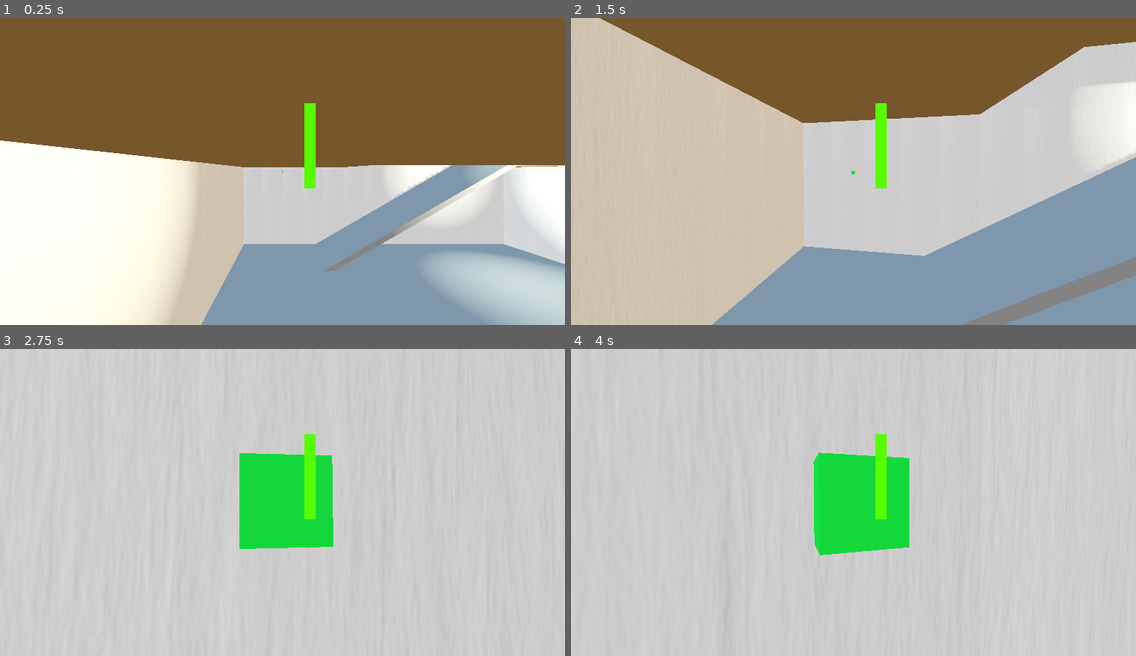
Above: before the commit, frames 1-4 (two rows, left to right).
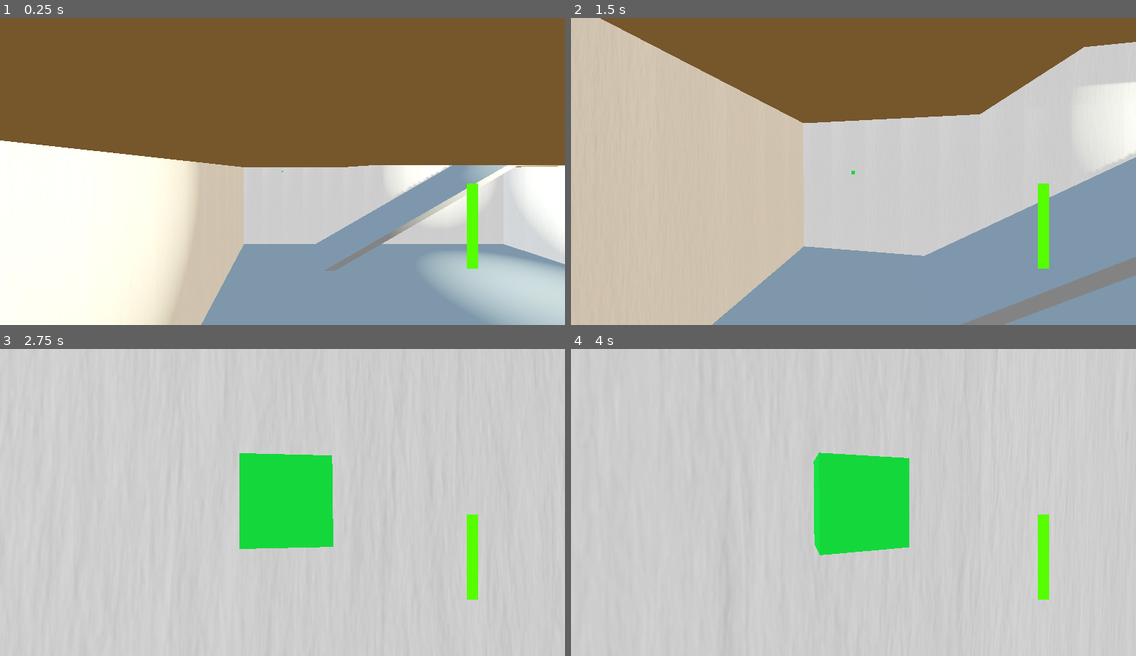
Above: after the commit, the same moments.

Repository: Zeki93/NGJ2025_ToDoList
Game: Godot game, scene res://Scenes/Main/main.tscn
The game is run twice, just before and just after one commit, with the same random seed, the same clock (stepped at 60 frames per second) and the same inputs.
Inputs (mouse positions are in pixels of both pictures, inside the frame that each line leads up to):
- Up to frame 1 (0.25 s): no input
- Up to frame 2 (1.5 s): move the mouse to (881, 171) at 0.52 s; hold Ctrl (crouch) 0.53-1.28 s; hold Up (forward) from 0.53 s (still down); click (881, 171) at 0.67 s; tap Space (jump) at 0.77 s; move the mouse to (825, 171) at 1.27 s; tap Ctrl (crouch) at 1.35 s
- Up to frame 3 (2.75 s): keep holding Up (forward); tap Space (jump) at 1.52 s; move the mouse to (293, 496) at 2.02 s; hold Ctrl (crouch) from 2.03 s (still down)
- Up to frame 4 (4 s): keep holding Up (forward); tap Enter at 2.75 s; move the mouse to (847, 508) at 2.77 s; release Ctrl (crouch) at 2.78 s; tap Ctrl (crouch) at 2.85 s; click (847, 508) at 2.92 s; tap Space (jump) at 3.02, 3.5, 3.77 s; move the mouse to (893, 505) at 3.52 s; hold Ctrl (crouch) from 3.53 s (still down)

The runs differ from the first frame. In frame 1, 1.1% of the frame differs, in the area x 53-85%, y 27-82%; in frame 2, 1.1%; in frame 3, 1.1%; in frame 4, 1.1%.

Commit message:
Moved enerygbar a little

Diff:
--- a/ngj2025_todolist/Scenes/Main/main.tscn
+++ b/ngj2025_todolist/Scenes/Main/main.tscn
@@ -23,7 +23,7 @@
 tonemap_mode = 2
 glow_enabled = true
 
-[node name="Node3D" type="Node3D"]
+[node name="Node3D2" type="Node3D"]
 
 [node name="WorldEnvironment" type="WorldEnvironment" parent="."]
 environment = SubResource("Environment_p6jpk")
@@ -1083,10 +1083,20 @@
 [node name="UI" type="Control" parent="."]
 layout_mode = 3
 anchors_preset = 0
-offset_right = 40.0
-offset_bottom = 40.0
+offset_top = 283.0
+offset_right = 1136.0
+offset_bottom = 909.0
 
 [node name="EnergyBar" parent="UI" instance=ExtResource("5_p6jpk")]
+layout_mode = 1
+anchors_preset = -1
+anchor_left = 0.5
+anchor_right = 49.01
+anchor_bottom = 27.594
+offset_right = 9.59985
+offset_bottom = -1063.76
+grow_horizontal = 2
+grow_vertical = 2
 
 [node name="Timer" type="Timer" parent="."]
 autostart = true
Not shown: 1 places in ngj2025_todolist/Components/Sleep/sleeptransition.tscn that only renumber resources
